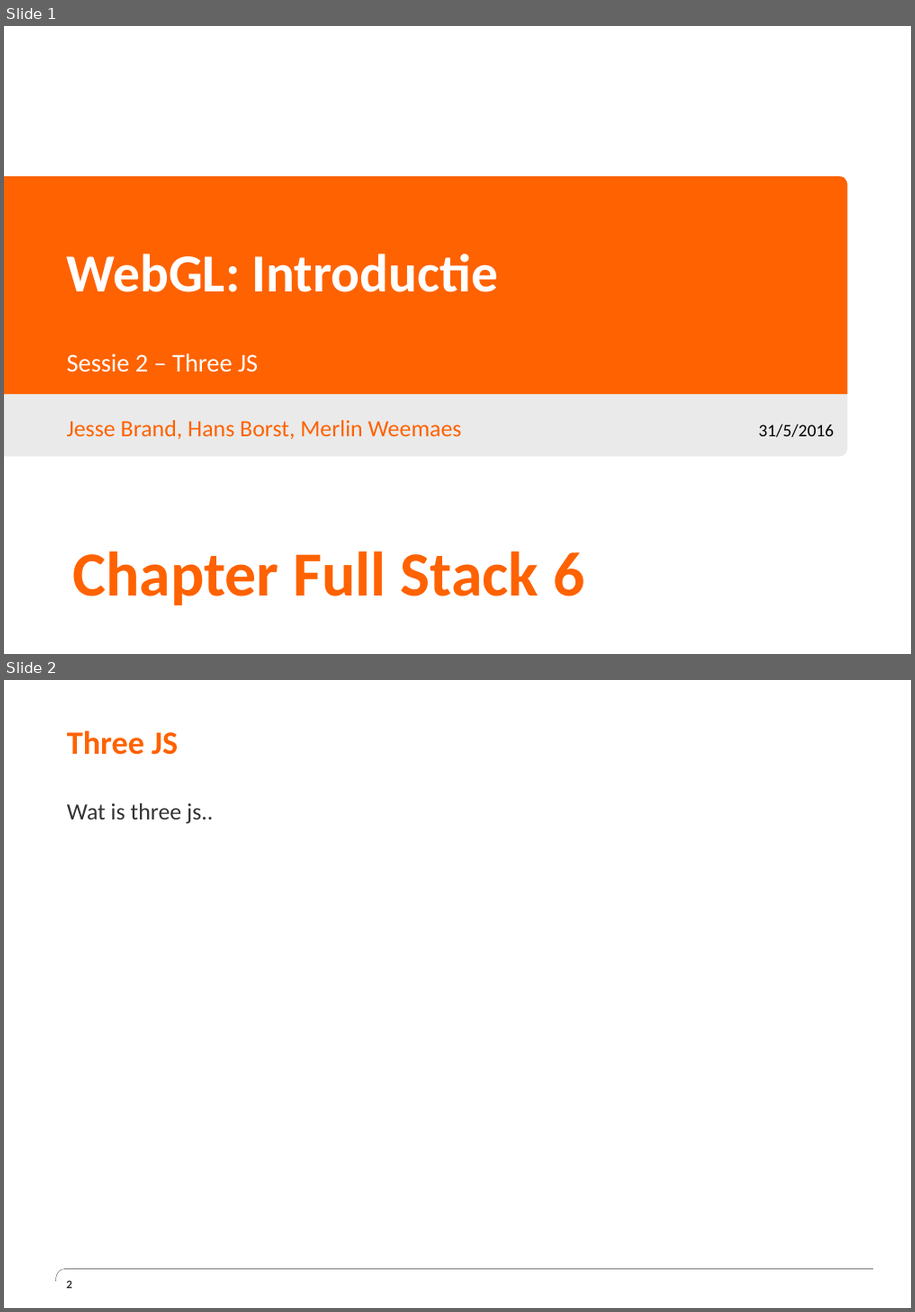
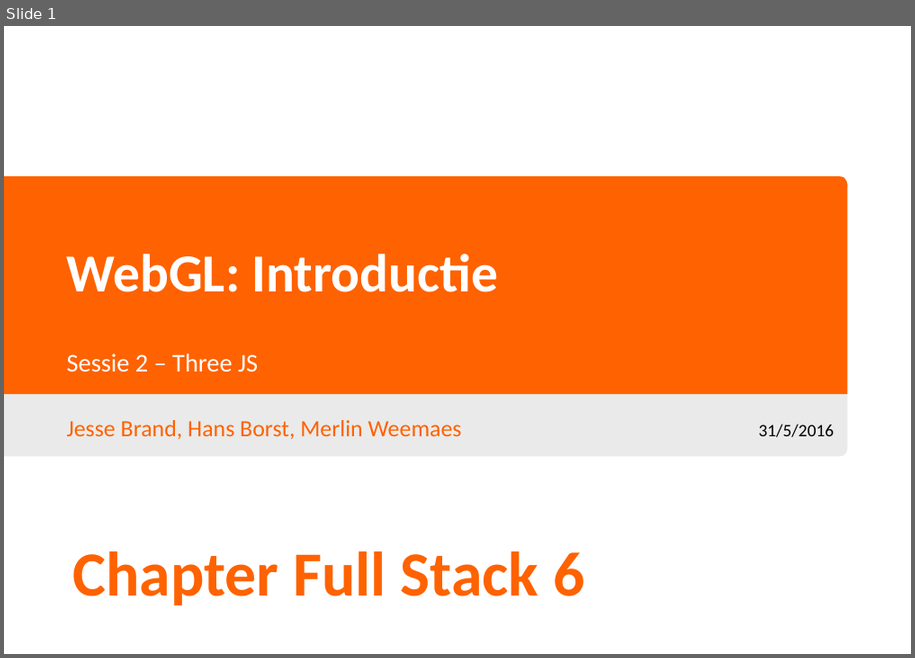
Before and after one commit to JesseBrand/WebGL, a slide deck: ppt/Presentatie Chaptermeeting WebGL 2.pptx. Shown one above the other, each under a label of ours: slides 1 and 2 before the commit, slide 1 after it. The pictures are 915x1312 and 915x658 pixels, drawn with LibreOffice and Linux fonts; fonts in the diff are those of the drawing; background and template pictures are left out. Boxes give left, top, right and bottom in pixels: in the first picture for what was removed or moved away, otherwise in the second. Text is boxed around its words. In the diff, an @@ line names an element or a change of style, - is before the commit and + after.

```diff
--- a/ppt/Presentatie Chaptermeeting WebGL 2.pptx
+++ b/ppt/Presentatie Chaptermeeting WebGL 2.pptx
@@ slide 2 removed at (x1=4, y1=680, x2=911, y2=1308), background #FFFFFF @@
@@ title removed at (x1=67, y1=730, x2=178, y2=755) @@
-Three JS
@@ text removed at (x1=67, y1=803, x2=213, y2=824) @@
-Wat is three js..
@@ freeform shape removed at (x1=56, y1=1269, x2=873, y2=1280) @@
@@ page number removed at (x1=66, y1=1280, x2=72, y2=1288) @@
-2
```
Also in this commit, not shown: 2 slides changed.
